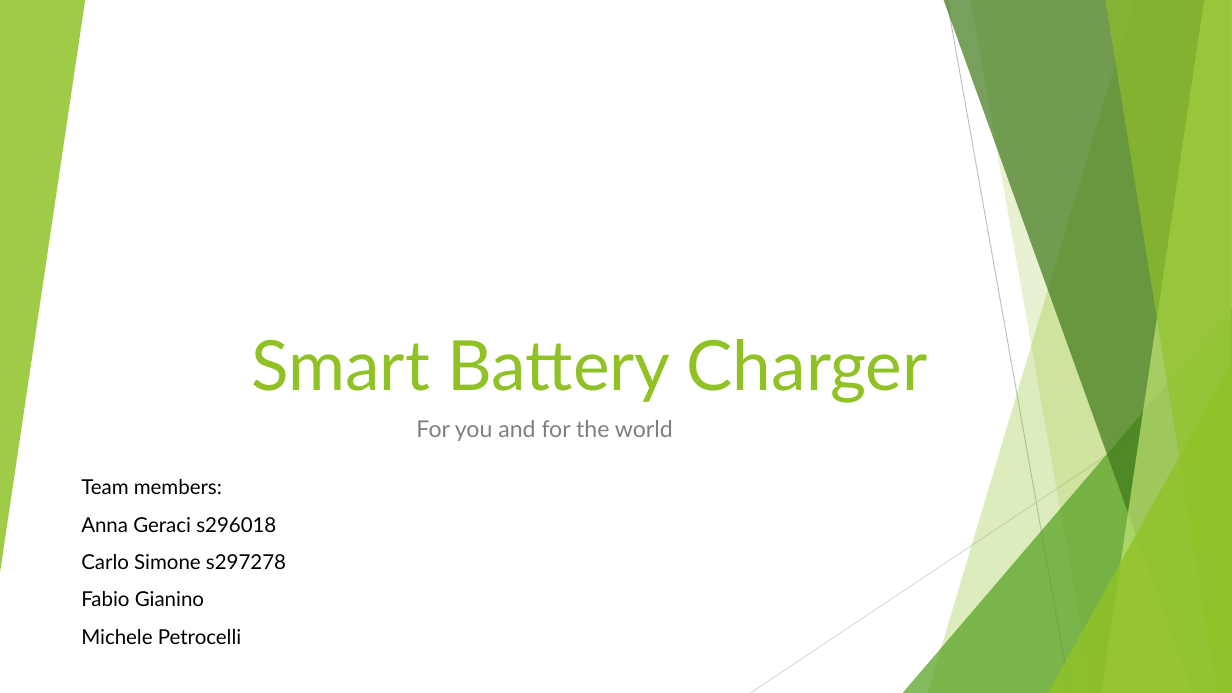
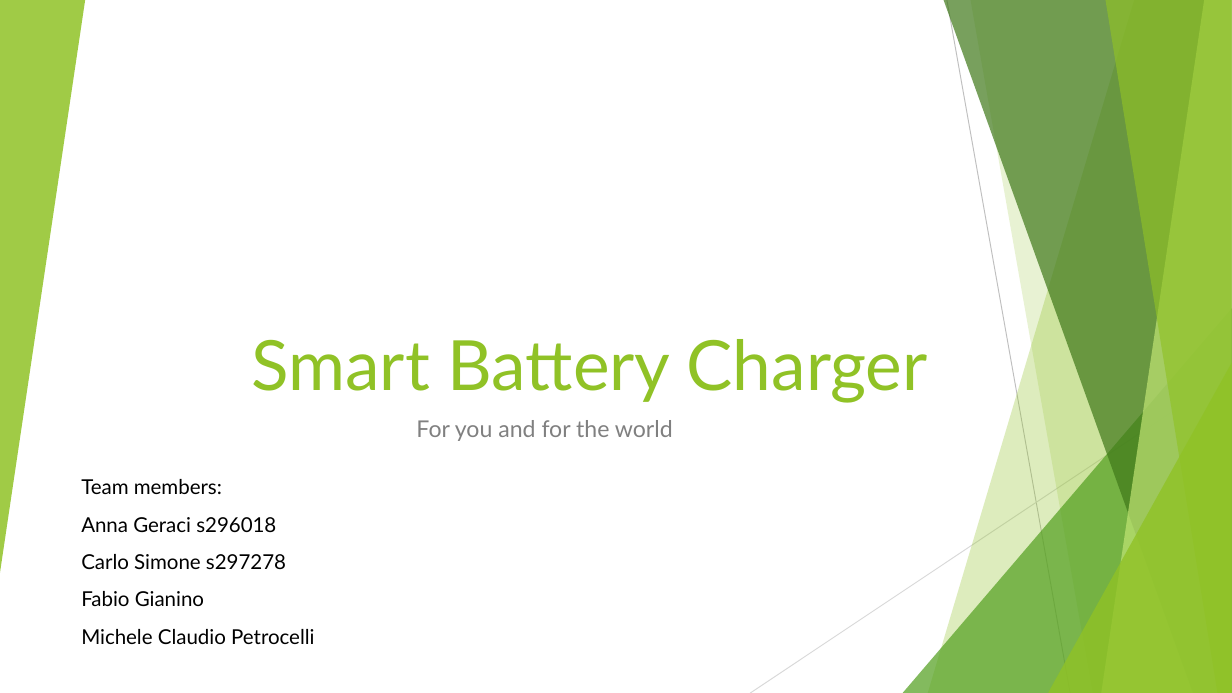
Before and after one commit to annageraci/Battery_Charger_Smart, a slide deck: slide 1 of Materiale Extra/Presentazione del progetto.pptx. Drawn at 1232x693 pixels with LibreOffice and Linux fonts; fonts in the diff are those of the drawing. Boxes give left, top, right and bottom in pixels: in the first picture for what was removed or moved away, otherwise in the second. Text is boxed around its words. In the diff, an @@ line names an element or a change of style, - is before the commit and + after.

```diff
--- a/Materiale Extra/Presentazione del progetto.pptx
+++ b/Materiale Extra/Presentazione del progetto.pptx
@@ text at (81, 629, 314, 644): text changed @@
-Michele Petrocelli
+Michele Claudio Petrocelli
```
Also in this commit, not shown: 4 other slides changed, 2 other files.
